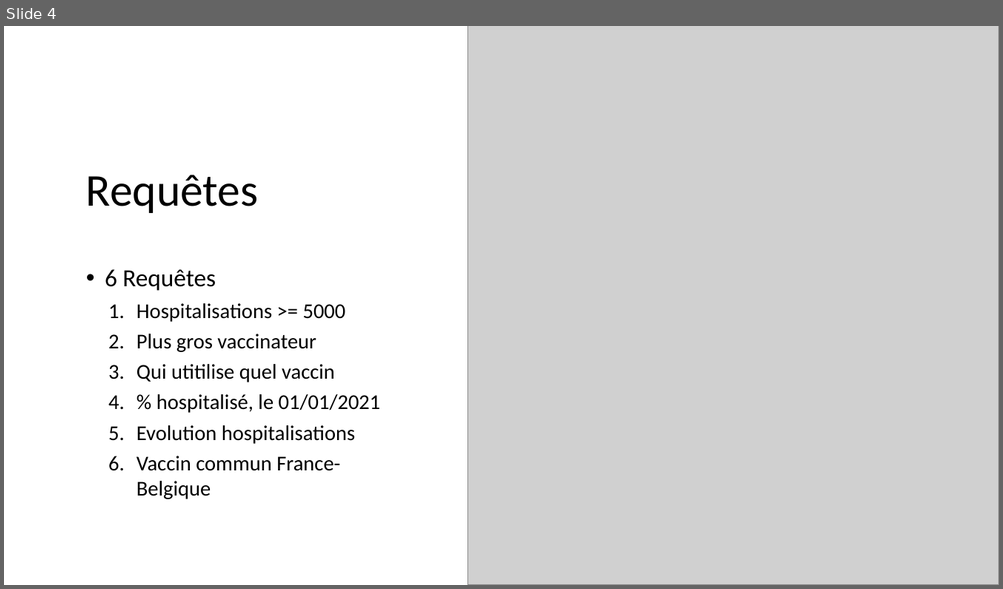
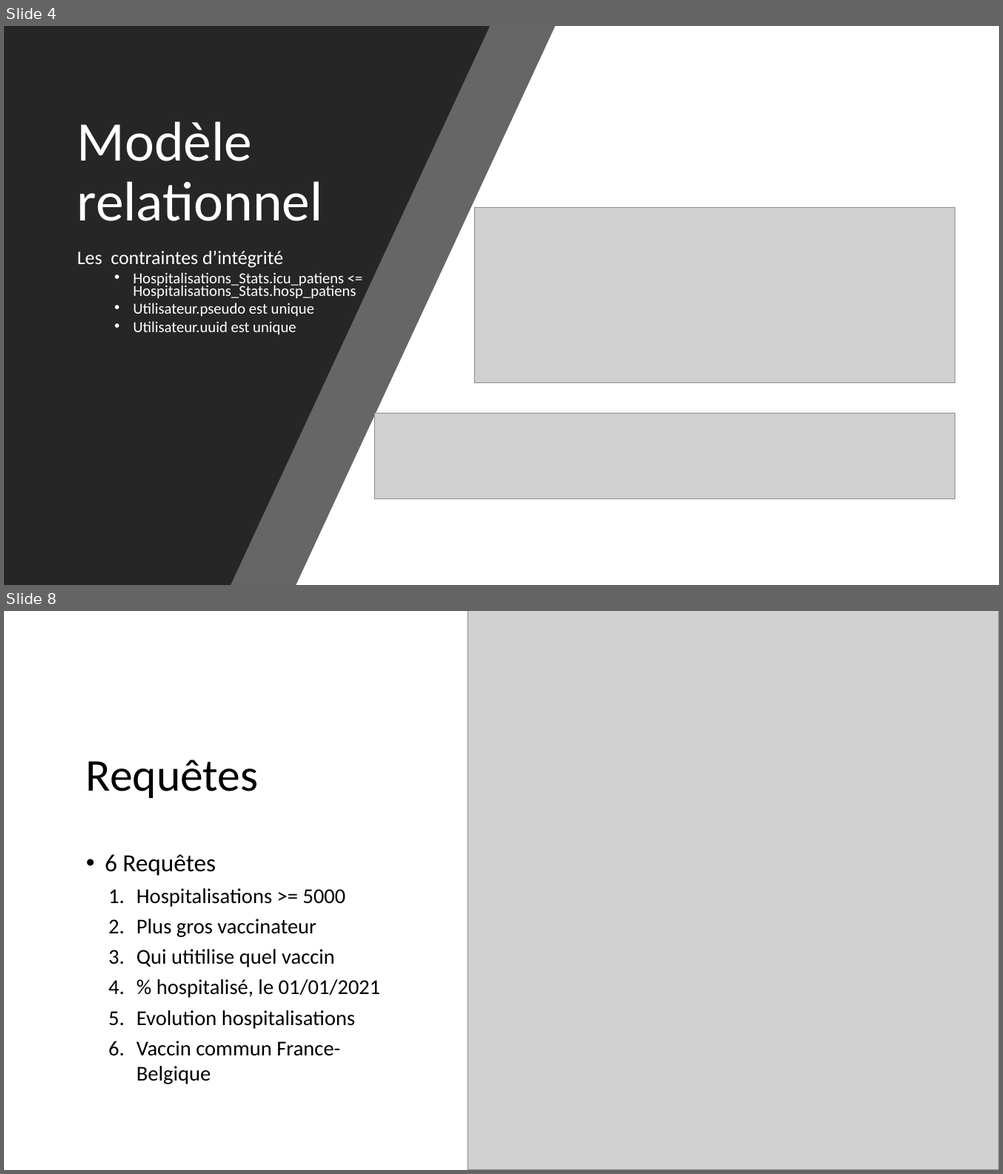
Before and after one commit to LoicULB/BDD_vaccination, a slide deck: Presentation.pptx. Shown one above the other, each under a label of ours: slide 4 before the commit, slides 4 and 8 after it; the slides between them are not shown. The pictures are 1003x589 and 1003x1174 pixels, drawn with LibreOffice and Linux fonts; fonts in the diff are those of the drawing; grey boxes stand for pictures. Boxes give left, top, right and bottom in pixels: in the first picture for what was removed or moved away, otherwise in the second. Text is boxed around its words. In the diff, an @@ line names an element or a change of style, - is before the commit and + after.

```diff
--- a/Presentation.pptx
+++ b/Presentation.pptx
@@ slide 4 added at box(4, 26, 999, 585), background #000000 @@
@@ rectangle added at box(4, 26, 999, 585), fill #FFFFFF @@
@@ freeform shape added at box(4, 26, 555, 585), fill #262626 at 70% opacity @@
@@ freeform shape added at box(4, 26, 489, 585), fill #262626 @@
@@ title added at box(77, 121, 323, 221), 54 pt, text #FFFFFF @@
+Modèle relationnel
@@ picture added at box(474, 208, 955, 383) @@
@@ text added at box(77, 251, 356, 335), 14.8 pt, text #FFFFFF @@
+Les contraintes d’intégrité
+  • Hospitalisations_Stats.icu_patiens <= Hospitalisations_Stats.hosp_patiens
+  • Utilisateur.pseudo est unique
+  • Utilisateur.uuid est unique
@@ picture added at box(374, 414, 955, 500) @@
@@ what was slide 4 is now slide 8 @@
```
Also in this commit, not shown: 6 slides changed, 4 other slides added.
